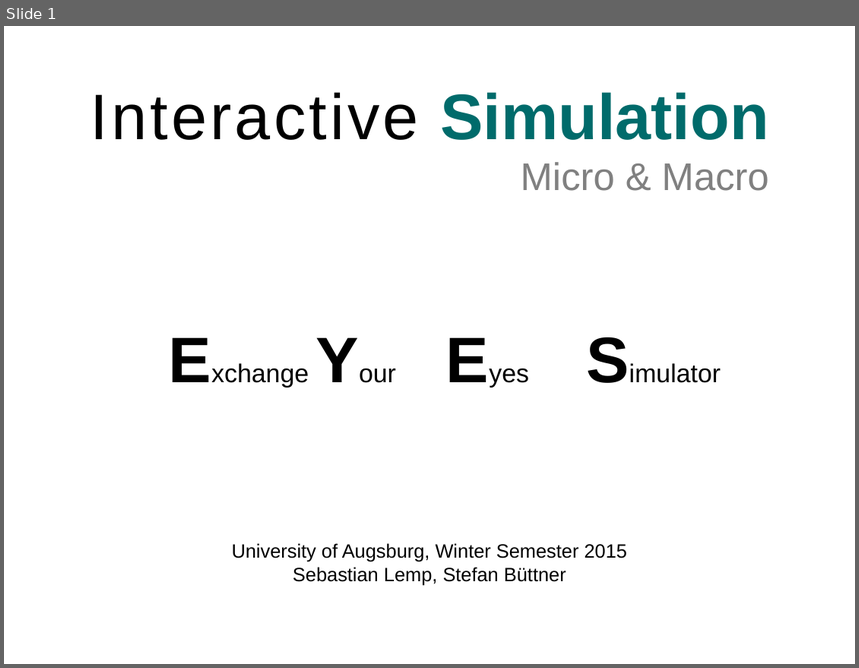
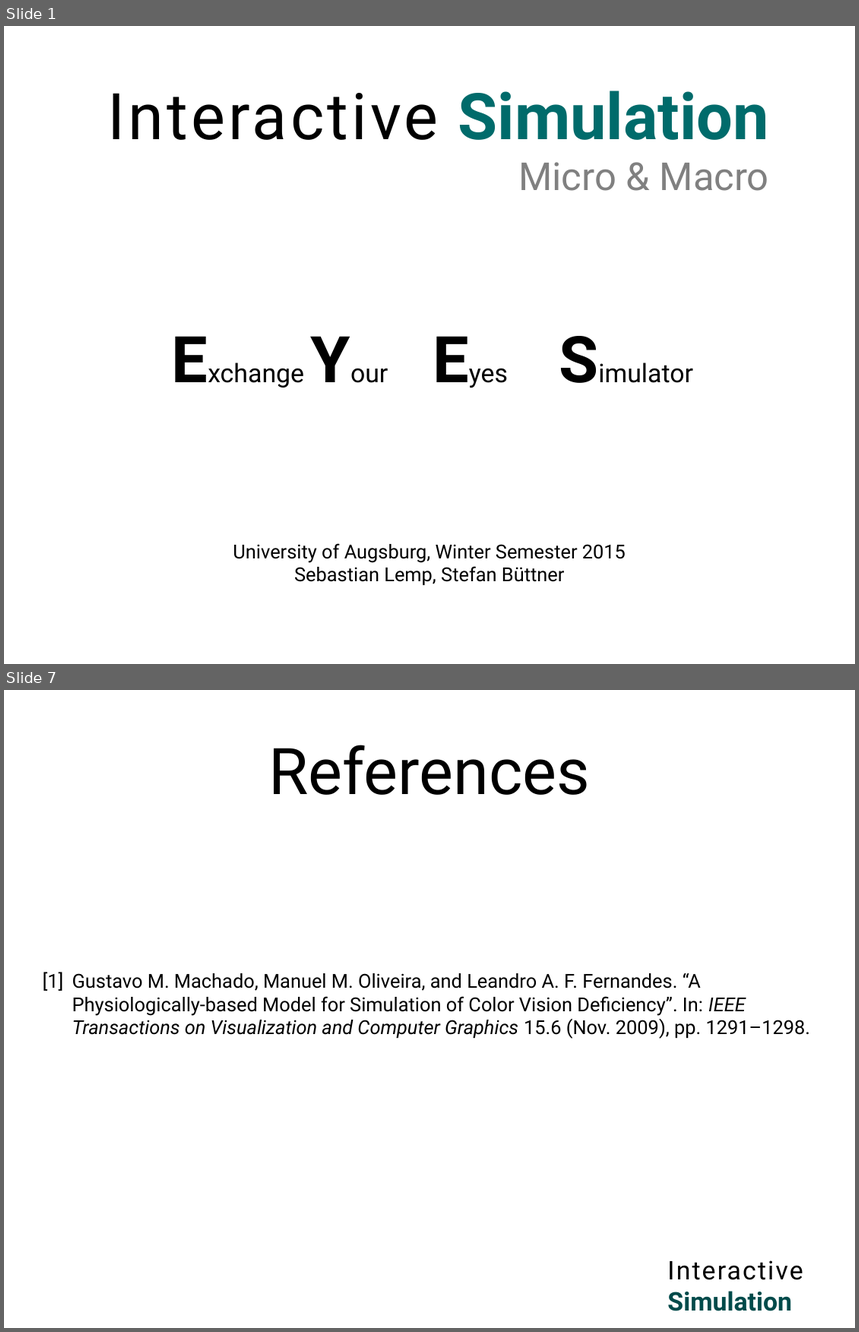
Before and after one commit to unia-intsim-ws1516/group15-lemp-buettner, a slide deck: presentation/finalPresentation.odp. Shown one above the other, each under a label of ours: slide 1 before the commit, slides 1 and 7 after it; the slides between them are not shown. The pictures are 859x668 and 859x1332 pixels, drawn with LibreOffice and Linux fonts; fonts in the diff are those of the drawing. Boxes give left, top, right and bottom in pixels: in the first picture for what was removed or moved away, otherwise in the second. Text is boxed around its words. In the diff, an @@ line names an element or a change of style, - is before the commit and + after.

```diff
--- a/presentation/finalPresentation.odp
+++ b/presentation/finalPresentation.odp
@@ slide 7 added at [4,690,855,1328], background #FFFFFF @@
@@ title added at [268,745,590,795], 60 pt, text #000000 @@
+References
@@ text added at [43,972,64,991], 18 pt, text #000000 @@
+[1]
@@ text added at [72,973,811,1039], 18 pt, text #000000 @@
+Gustavo M. Machado, Manuel M. Oliveira, and Leandro A. F. Fernandes. “A Physiologically-based Model for Simulation of Color Vision Deficiency”. In: IEEE Transactions on Visualization and Computer Graphics 15.6 (Nov. 2009), pp. 1291–1298.
@@ text added at [667,1261,803,1312], 24 pt, text #000000 @@
+Interactive
+Simulation
@@ slide 1 changed as well @@
@@ font Arial to Roboto in 3 elements at [233,544,626,585], [147,315,718,411], [108,91,769,191] @@
@@ text "Exchange Your Eyes Simulator": place and size @@
-text "Exchange Your Eyes Simulator" at [159,315,731,395]
+text "Exchange Your Eyes Simulator" at [147,315,718,411]
```
Also in this commit, not shown: 2 other slides changed, 3 other slides added, 1 slide removed, 2 other files.
